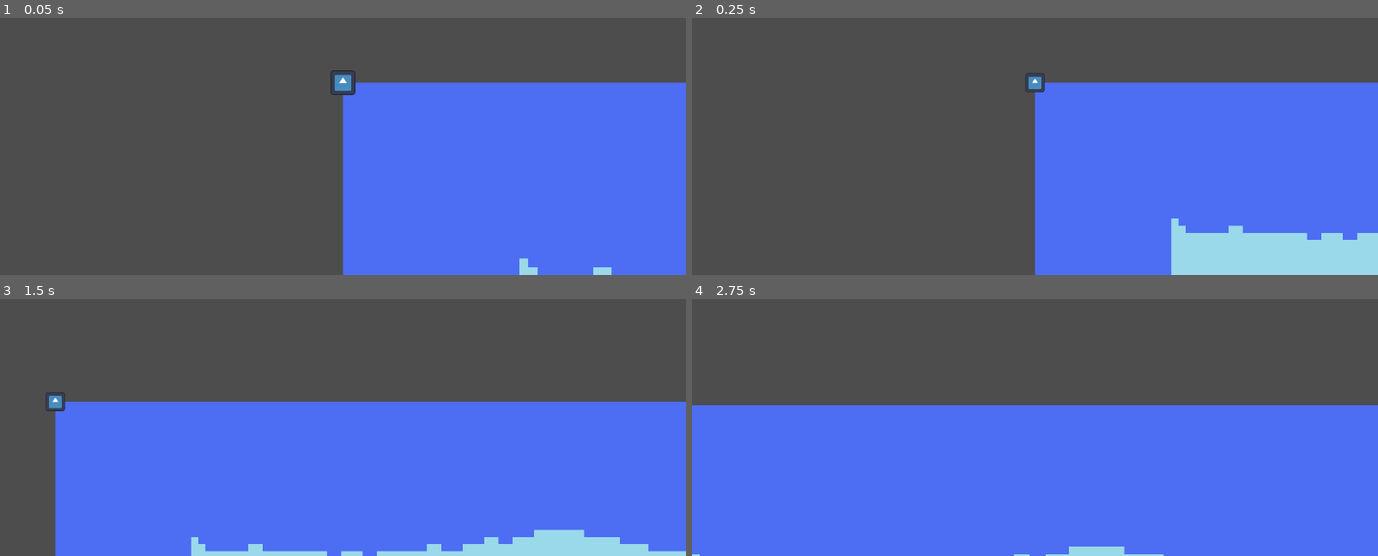
Above: before the commit, frames 1-4 (two rows, left to right).
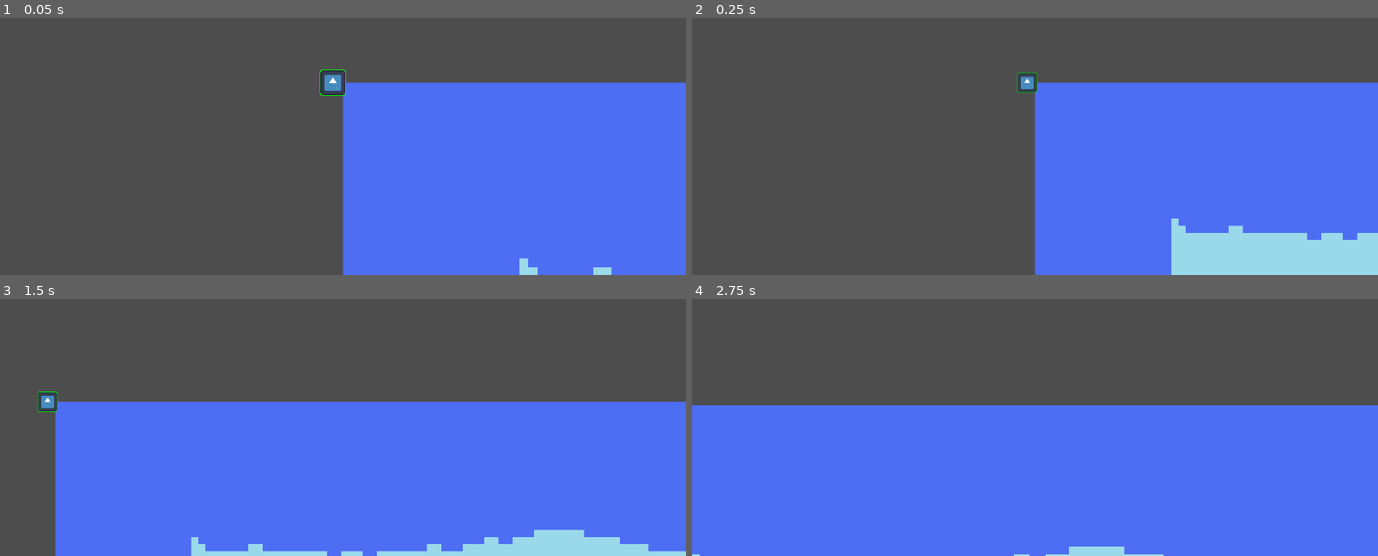
Above: after the commit, the same moments.

Repository: Lavero-o/NEA_project-Antlions
Game: Godot game, scene res://Scenes/main.tscn
The game is run twice, just before and just after one commit, with the same random seed, the same clock (stepped at 60 frames per second) and the same inputs. The engine's default icon, where the game draws it, is replaced by a stand-in: a white triangle on a blue panel in a dark square.
Inputs (mouse positions are in pixels of both pictures, inside the frame that each line leads up to):
- Up to frame 1 (0.05 s): no input
- Up to frame 2 (0.25 s): no input
- Up to frame 3 (1.5 s): tap Enter at 0.5 s; move the mouse to (493, 345) at 0.52 s; hold D (move_right) 0.53-1.28 s; hold Middle mouse button (pan_camera) 0.53-1.28 s; click (493, 345) at 0.67 s; tap Space at 1.25 s; move the mouse to (205, 383) at 1.27 s; hold S (move_down) from 1.28 s (still down); click (205, 383) at 1.35 s
- Up to frame 4 (2.75 s): tap Enter at 2 s; move the mouse to (outside the picture) at 2.02 s; release S (move_down) at 2.03 s; hold D (move_right) from 2.03 s (still down); tap Mouse wheel up (zoom_in) at 2.1 s; click (outside the picture) at 2.17 s

The runs differ from the first frame. In frame 1, 0.3% of the frame differs, in the area x 46-52%, y 20-31%; in frame 2, 0.2%; in frame 3, 0.2%; in frame 4, nothing differs.
Error after the commit: Parse Error: Cannot find member "entity" in base "Enums". (res://Scripts/entity_move_mouse_input.gd:9)

Commit message:
globals + shaders + slight refactoring

Diff:
--- /dev/null
+++ b/Prefabs/test_entity.tscn
@@ -0,0 +1,32 @@
+[gd_scene format=3 uid="uid://c6t3juv338y3k"]
+
+[ext_resource type="PackedScene" uid="uid://boye7g5fxn4jq" path="res://Prefabs/Fundamentals/entity.tscn" id="1_l2adr"]
+[ext_resource type="Shader" uid="uid://dkvvfvxbqmy6s" path="res://Scenes/main.gdshader" id="2_qaxuj"]
+[ext_resource type="Texture2D" uid="uid://c84i7teusv3o7" path="res://Assets/icon.svg" id="3_ub77q"]
+[ext_resource type="Script" uid="uid://dwl4n5wxtlj76" path="res://Scripts/entity_move_mouse_input.gd" id="4_32b4g"]
+
+[sub_resource type="ShaderMaterial" id="ShaderMaterial_fbjdg"]
+shader = ExtResource("2_qaxuj")
+shader_parameter/color = Color(0, 1, 0, 1)
+shader_parameter/width = 4.00000019
+shader_parameter/pattern = 1
+shader_parameter/inside = false
+shader_parameter/add_margins = true
+
+[sub_resource type="RectangleShape2D" id="RectangleShape2D_acrhc"]
+size = Vector2(26, 26)
+
+[node name="TestEntity" unique_id=673517539 instance=ExtResource("1_l2adr")]
+
+[node name="Sprite2D" type="Sprite2D" parent="." index="0" unique_id=1738517534]
+material = SubResource("ShaderMaterial_fbjdg")
+scale = Vector2(0.25, 0.25)
+texture = ExtResource("3_ub77q")
+
+[node name="CollisionShape2D" type="CollisionShape2D" parent="." index="1" unique_id=1332083824]
+shape = SubResource("RectangleShape2D_acrhc")
+
+[node name="Test_mouse_pointer" type="Node" parent="." index="2" unique_id=868732699 node_paths=PackedStringArray("entity")]
+script = ExtResource("4_32b4g")
+enabled = null
+entity = NodePath("..")
--- /dev/null
+++ b/Scenes/main.gdshader
@@ -0,0 +1,62 @@
+shader_type canvas_item;
+
+uniform vec4 color : source_color = vec4(1.0);
+uniform float width : hint_range(0, 10) = 1.0;
+uniform int pattern : hint_range(0, 2) = 0; // diamond, circle, square
+uniform bool inside = false;
+uniform bool add_margins = true; // only useful when inside is false
+
+void vertex() {
+	if (add_margins) {
+		VERTEX += (UV * 2.0 - 1.0) * width;
+	}
+}
+
+bool hasContraryNeighbour(vec2 uv, vec2 texture_pixel_size, sampler2D texture) {
+	for (float i = -ceil(width); i <= ceil(width); i++) {
+		float x = abs(i) > width ? width * sign(i) : i;
+		float offset;
+
+		if (pattern == 0) {
+			offset = width - abs(x);
+		} else if (pattern == 1) {
+			offset = floor(sqrt(pow(width + 0.5, 2) - x * x));
+		} else if (pattern == 2) {
+			offset = width;
+		}
+
+		for (float j = -ceil(offset); j <= ceil(offset); j++) {
+			float y = abs(j) > offset ? offset * sign(j) : j;
+			vec2 xy = uv + texture_pixel_size * vec2(x, y);
+
+			if ((xy != clamp(xy, vec2(0.0), vec2(1.0)) || texture(texture, xy).a <= 0.0) == inside) {
+				return true;
+			}
+		}
+	}
+
+	return false;
+}
+
+void fragment() {
+	vec2 uv = UV;
+
+	if (add_margins) {
+		vec2 texture_pixel_size = vec2(1.0) / (vec2(1.0) / TEXTURE_PIXEL_SIZE + vec2(width * 2.0));
+
+		uv = (uv - texture_pixel_size * width) * TEXTURE_PIXEL_SIZE / texture_pixel_size;
+
+		if (uv != clamp(uv, vec2(0.0), vec2(1.0))) {
+			COLOR.a = 0.0;
+		} else {
+			COLOR = texture(TEXTURE, uv);
+		}
+	} else {
+		COLOR = texture(TEXTURE, uv);
+	}
+
+	if ((COLOR.a > 0.0) == inside && hasContraryNeighbour(uv, TEXTURE_PIXEL_SIZE, TEXTURE)) {
+		COLOR.rgb = inside ? mix(COLOR.rgb, color.rgb, color.a) : color.rgb;
+		COLOR.a += (1.0 - COLOR.a) * color.a;
+	}
+}
--- a/Scenes/main.tscn
+++ b/Scenes/main.tscn
@@ -1,18 +1,13 @@
 [gd_scene format=3 uid="uid://dqulnxu21jm7k"]
 
-[ext_resource type="PackedScene" uid="uid://boye7g5fxn4jq" path="res://Prefabs/entity.tscn" id="1_21xkr"]
 [ext_resource type="PackedScene" uid="uid://ciyumyfbtch8m" path="res://Scenes/world.tscn" id="1_jjgbg"]
-[ext_resource type="Texture2D" uid="uid://c84i7teusv3o7" path="res://Assets/icon.svg" id="2_6bp64"]
-[ext_resource type="Script" uid="uid://da8p8lunlgpwx" path="res://Scripts/character_body_2d.gd" id="2_jjvhh"]
+[ext_resource type="PackedScene" uid="uid://c6t3juv338y3k" path="res://Prefabs/test_entity.tscn" id="2_344ge"]
+[ext_resource type="Script" uid="uid://da8p8lunlgpwx" path="res://Scripts/player_cam.gd" id="2_jjvhh"]
 [ext_resource type="Script" uid="uid://codm7bn8fqj3v" path="res://Scripts/camera_2d.gd" id="3_kry3j"]
-[ext_resource type="Script" uid="uid://dwl4n5wxtlj76" path="res://Scripts/node.gd" id="4_6bp64"]
 [ext_resource type="Script" uid="uid://dos051svvodfj" path="res://Scripts/control_node.gd" id="4_21xkr"]
 [ext_resource type="Script" uid="uid://b7r650ylsqej0" path="res://Scripts/entity_control.gd" id="8_344ge"]
 [ext_resource type="Script" uid="uid://bgqeg1sxuegq8" path="res://Scripts/entity_selection.gd" id="9_ynf5e"]
 [ext_resource type="PackedScene" uid="uid://c7p1bp5526eom" path="res://Scenes/select_rect.tscn" id="10_hptm8"]
-
-[sub_resource type="RectangleShape2D" id="RectangleShape2D_344ge"]
-size = Vector2(26, 26)
 
 [node name="Main" type="Node2D" unique_id=1700748744]
 
@@ -21,20 +16,7 @@
 
 [node name="Entities" type="Node2D" parent="." unique_id=1014762199]
 
-[node name="TestEntity" parent="Entities" unique_id=411814730 instance=ExtResource("1_21xkr")]
-
-[node name="Sprite2D" type="Sprite2D" parent="Entities/TestEntity" unique_id=1999650845]
-scale = Vector2(0.25, 0.25)
-texture = ExtResource("2_6bp64")
-
-[node name="CollisionShape2D" type="CollisionShape2D" parent="Entities/TestEntity" unique_id=1038147285]
-shape = SubResource("RectangleShape2D_344ge")
-
-[node name="Test_mouse_pointer" type="Node" parent="Entities/TestEntity" unique_id=1506423665 node_paths=PackedStringArray("entity", "camera")]
-script = ExtResource("4_6bp64")
-enabled = false
-entity = NodePath("..")
-camera = NodePath("../../../CameraChar/Camera2D")
+[node name="TestEntity" parent="Entities" unique_id=673517539 instance=ExtResource("2_344ge")]
 
 [node name="CameraChar" type="CharacterBody2D" parent="." unique_id=1054948196 node_paths=PackedStringArray("camera")]
 motion_mode = 1
--- a/Scenes/world.tscn
+++ b/Scenes/world.tscn
@@ -9,11 +9,13 @@
 0:0/0 = 0
 1:0/0 = 0
 2:0/0 = 0
+2:0/0/physics_layer_0/polygon_0/points = PackedVector2Array(-0.5, -0.5, 0.5, -0.5, 0.5, 0.5, -0.5, 0.5)
 3:0/0 = 0
 4:0/0 = 0
 
 [sub_resource type="TileSet" id="TileSet_8j60k"]
 tile_size = Vector2i(1, 1)
+physics_layer_0/collision_layer = 1
 sources/0 = SubResource("TileSetAtlasSource_5a7ea")
 
 [sub_resource type="FastNoiseLite" id="FastNoiseLite_a02cp"]
@@ -31,7 +33,7 @@
 fill_from = Vector2(0.5, 0.5)
 metadata/_snap_enabled = true
 
-[node name="World" type="TileMapLayer"]
+[node name="World" type="TileMapLayer" unique_id=970793078]
 scale = Vector2(4, 4)
 tile_set = SubResource("TileSet_8j60k")
 script = ExtResource("1_a02cp")
--- /dev/null
+++ b/Scripts/Globals/_ENUMS.gd
@@ -0,0 +1,21 @@
+extends Node
+
+class_name Enums
+
+
+
+
+enum entity_ {
+	ANT,
+	QUEEN_ANT,
+	FIGHTER_ANT,
+	BUILDER_ANT,
+	SKIRMISHER_ANT,
+
+	HIVE,
+	BUSH,
+	TREE,
+	INCUBATOR,
+	STORAGE,
+	FARM_LAND
+}
--- /dev/null
+++ b/Scripts/Globals/_GLOBALS.gd
@@ -0,0 +1,10 @@
+class_name Globals
+
+static var camera : Camera2D
+
+static func get_camera():
+	if camera:
+		return camera
+
+static func set_camera(new_camera):
+	camera = new_camera
--- /dev/null
+++ b/Scripts/Globals/_Player.gd
@@ -0,0 +1 @@
+extends Node
--- /dev/null
+++ b/Scripts/Globals/_SPAWNER.gd
@@ -0,0 +1,4 @@
+extends Node
+class_name Spawn
+
+static new_entity()
--- a/Scripts/camera_2d.gd
+++ b/Scripts/camera_2d.gd
@@ -3,6 +3,7 @@
 
 # Called when the node enters the scene tree for the first time.
 func _ready() -> void:
+	Globals.set_camera(self)
 	pass # Replace with function body.
 
 
--- a/Scripts/node.gd
+++ b/Scripts/entity_move_mouse_input.gd
@@ -3,9 +3,12 @@
 @export var enabled: bool = true
 
 @export var entity: Entity
-@export var camera: Camera2D
+var camera: Camera2D
 
 func _input(event: InputEvent) -> void:
+	print(Enums.entity.a)
+	if not camera:
+		camera = Globals.get_camera()
 	if not enabled:
 		return
 	if event is InputEventMouseButton and event.is_pressed() == true and event.as_text() == "Left Mouse Button":
--- a/Scripts/character_body_2d.gd
+++ b/Scripts/player_cam.gd
@@ -1,10 +1,11 @@
+extends CharacterBody2D
+
 class_name Player
-extends CharacterBody2D
 
 
 @export var camera: Camera2D
 
-const  BASE_SPEED: float = 500.0
+const BASE_SPEED: float = 500.0
 const BASE_ACCEL: float = 1000.0
 var speed_mult: float = 1.0
 var speed: float = BASE_SPEED * speed_mult
@@ -26,10 +27,11 @@
 	if move_vector.length() != 0:
 		velocity.x = move_toward(velocity.x, move_vector.x*speed, delta*accel*5)
 		velocity.y = move_toward(velocity.y, move_vector.y*speed, delta*accel*5)
+		#print(velocity, speed, delta, accel)
 	else:
+		#print('stop')
 		velocity.x = move_toward(velocity.x, 0, delta*accel)
 		velocity.y = move_toward(velocity.y, 0, delta*accel)
-
 
 
 func zoom_in(percent_amount: float) -> void:
Renamed: Prefabs/entity.tscn -> Prefabs/Fundamentals/entity.tscn
Not shown, added: Scenes/main.gdshader.uid
Not shown: 1 places in Scenes/world.tscn that only renumber resources
Not shown, added: Scripts/Globals/_ENUMS.gd.uid
Not shown, added: Scripts/Globals/_GLOBALS.gd.uid
Not shown, added: Scripts/Globals/_Player.gd.uid
Not shown, added: Scripts/Globals/_SPAWNER.gd.uid
Renamed: Scripts/node.gd.uid -> Scripts/entity_move_mouse_input.gd.uid
Renamed: Scripts/character_body_2d.gd.uid -> Scripts/player_cam.gd.uid
